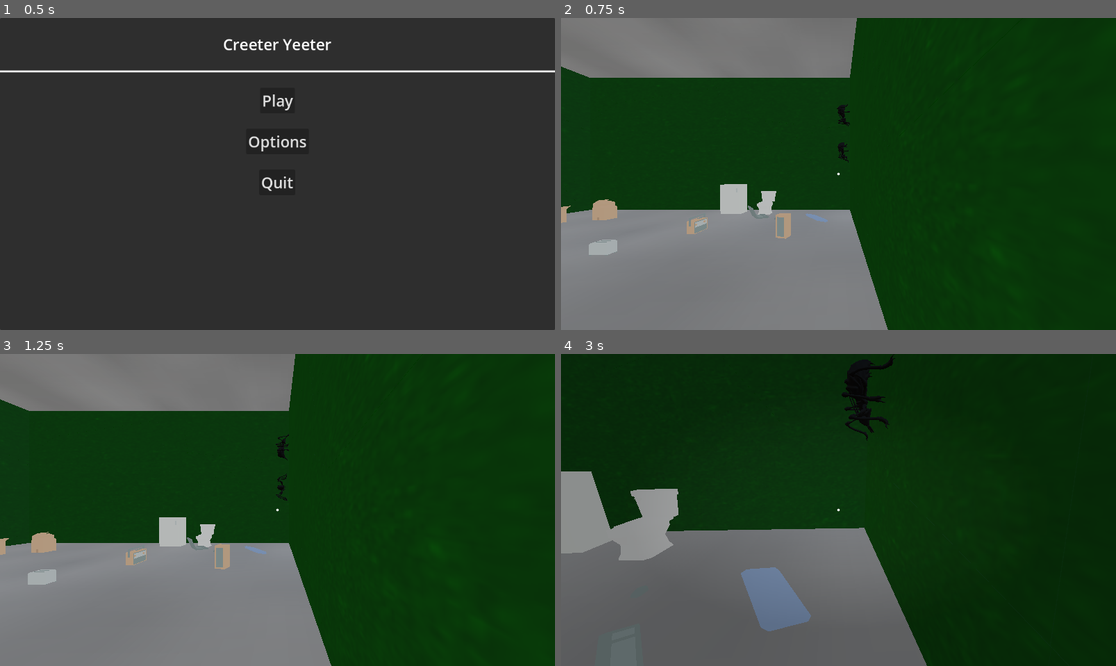
Above: before the commit, frames 1-4 (two rows, left to right).
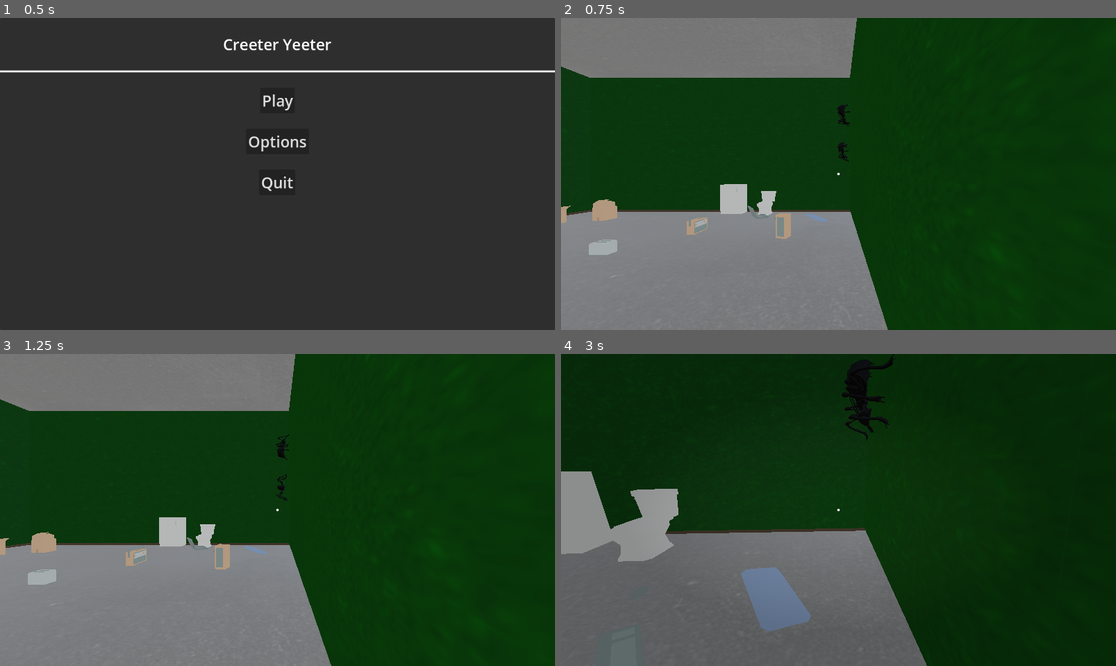
Above: after the commit, the same moments.

Repository: rcorre/wildjam84
Game: Godot game, scene res://menus/title/Title.tscn
Two runs of this game, one before a commit and one after it. Both use one fixed random seed, a clock stepped at 60 frames per second and the inputs below.
Inputs (mouse positions are in pixels of both pictures, inside the frame that each line leads up to):
- Up to frame 1 (0.5 s): no input
- Up to frame 2 (0.75 s): click "Play" at 0.5 s
- Up to frame 3 (1.25 s): no input
- Up to frame 4 (3 s): tap Enter at 1.25 s; move the mouse to (866, 510) at 1.27 s; hold Right mouse button (drop) 1.28-2.03 s; hold W (forward) from 1.28 s (still down); tap Space (jump) at 1.52, 2.27 s; move the mouse to (810, 510) at 2.02 s; click (810, 510) at 2.1 s; move the mouse to (849, 503) at 2.77 s; hold Right mouse button (drop) from 2.78 s (still down)

Frame 1 is identical in both runs. In frame 2, 0.3% of the frame differs, in the area x 0-53%, y 61-84%; in frame 3, 0.3%; in frame 4, 0.4%, in the area x 0-55%, y 55-78%.

Commit message:
Play boss music on entering boss arena.

Diff:
--- a/global/Constants.gd
+++ b/global/Constants.gd
@@ -4,6 +4,7 @@
 
 signal on_try_again(new_player: Player)
 signal game_won
+signal boss_area_entered
 
 enum Stat {
 	Strength,
--- /dev/null
+++ b/scenes/Level/Boss/BossArea.gd
@@ -0,0 +1,7 @@
+extends Area3D
+
+func _ready() -> void:
+	body_entered.connect(_on_body_entered)
+
+func _on_body_entered(_body: Node3D) -> void:
+	Constants.boss_area_entered.emit()
--- a/scenes/Level/Boss/BossArena.tscn
+++ b/scenes/Level/Boss/BossArena.tscn
@@ -1,6 +1,5 @@
-[gd_scene load_steps=31 format=3 uid="uid://ge0fdu8004n4"]
-
-[ext_resource type="PackedScene" uid="uid://dt8d8bapujifn" path="res://scenes/Player.tscn" id="1_mfo1x"]
+[gd_scene load_steps=30 format=3 uid="uid://ge0fdu8004n4"]
+
 [ext_resource type="PackedScene" uid="uid://cgnb0yeedrgic" path="res://scenes/Bugs/BossSpider/BossSpider.tscn" id="2_f66k5"]
 [ext_resource type="PackedScene" uid="uid://c1l7huuqs1ft0" path="res://assets/models/vehicles/police.glb" id="3_wi5nc"]
 [ext_resource type="PackedScene" uid="uid://ciwwsn0bh66oh" path="res://assets/models/vehicles/sedan.glb" id="4_m2jae"]
@@ -17,11 +16,9 @@
 [ext_resource type="PackedScene" uid="uid://cyq2r7i3tdlba" path="res://assets/models/suburban/building-type-d.glb" id="15_ybdbp"]
 [ext_resource type="PackedScene" uid="uid://cphi13eppjl2d" path="res://assets/models/suburban/building-type-e.glb" id="16_5pbad"]
 [ext_resource type="PackedScene" uid="uid://bcgja86hcwop0" path="res://assets/models/suburban/building-type-h.glb" id="19_41dno"]
+[ext_resource type="Script" uid="uid://bnolp373jx3fo" path="res://scenes/Level/Boss/BossArea.gd" id="20_4yv5f"]
 [ext_resource type="PackedScene" uid="uid://ngij1gyklnkl" path="res://assets/models/suburban/building-type-i.glb" id="20_15moq"]
 [ext_resource type="PackedScene" uid="uid://c0chplawwsajg" path="res://assets/models/suburban/building-type-l.glb" id="23_0koa6"]
-[ext_resource type="AudioStream" uid="uid://fd0tmbpqprjt" path="res://assets/sounds/music/ShootTheGap.ogg" id="24_wfkv4"]
-
-[sub_resource type="WorldBoundaryShape3D" id="WorldBoundaryShape3D_f66k5"]
 
 [sub_resource type="BoxShape3D" id="BoxShape3D_ybdbp"]
 size = Vector3(100, 100, 1)
@@ -108,35 +105,26 @@
 &"lights": SubResource("Animation_a274q")
 }
 
+[sub_resource type="BoxShape3D" id="BoxShape3D_iuy8h"]
+size = Vector3(34.1421, 10, 40.1)
+
 [node name="BossArena" type="Node3D"]
 
-[node name="AudioStreamPlayer3D" type="AudioStreamPlayer" parent="."]
-stream = ExtResource("24_wfkv4")
-autoplay = true
-bus = &"Music"
-
 [node name="Node3D" type="Node3D" parent="."]
-transform = Transform3D(-1, 0, 8.74228e-08, 0, 1, 0, -8.74228e-08, 0, -1, 0, 0, -25)
+transform = Transform3D(1, 0, -1.74846e-07, 0, 1, 0, 1.74846e-07, 0, 1, 0, 0, 16)
 
 [node name="Boundaries" type="StaticBody3D" parent="Node3D"]
-
-[node name="CollisionShape3D" type="CollisionShape3D" parent="Node3D/Boundaries"]
-shape = SubResource("WorldBoundaryShape3D_f66k5")
 
 [node name="CollisionShape3D2" type="CollisionShape3D" parent="Node3D/Boundaries"]
 transform = Transform3D(1, 0, 0, 0, 1, 0, 0, 0, 1, 0.4995, 0, 38)
 shape = SubResource("BoxShape3D_ybdbp")
 
-[node name="CollisionShape3D3" type="CollisionShape3D" parent="Node3D/Boundaries"]
-transform = Transform3D(1, 0, 0, 0, 1, 0, 0, 0, 1, 0.4995, 0, -27)
+[node name="CollisionShape3D4" type="CollisionShape3D" parent="Node3D/Boundaries"]
+transform = Transform3D(-4.37114e-08, 0, -1, 0, 1, 0, 1, 0, -4.37114e-08, 14.4995, 0, 35.291)
 shape = SubResource("BoxShape3D_ybdbp")
 
-[node name="CollisionShape3D4" type="CollisionShape3D" parent="Node3D/Boundaries"]
-transform = Transform3D(-4.37114e-08, 0, -1, 0, 1, 0, 1, 0, -4.37114e-08, 14.4995, 0, 8)
-shape = SubResource("BoxShape3D_ybdbp")
-
 [node name="CollisionShape3D5" type="CollisionShape3D" parent="Node3D/Boundaries"]
-transform = Transform3D(-4.37114e-08, 0, -1, 0, 1, 0, 1, 0, -4.37114e-08, -13.5005, 0, 8)
+transform = Transform3D(-4.37114e-08, 0, -1, 0, 1, 0, 1, 0, -4.37114e-08, -13.5005, 0, 35.291)
 shape = SubResource("BoxShape3D_ybdbp")
 
 [node name="MeshInstance3D" type="MeshInstance3D" parent="Node3D"]
@@ -144,9 +132,6 @@
 skeleton = NodePath("../..")
 surface_material_override/0 = SubResource("StandardMaterial3D_a274q")
 
-[node name="Player" parent="Node3D" instance=ExtResource("1_mfo1x")]
-transform = Transform3D(1, 0, 0, 0, 1, 0, 0, 0, 1, 0, 0, -13)
-
 [node name="WorldEnvironment" type="WorldEnvironment" parent="Node3D"]
 environment = SubResource("Environment_f66k5")
 
@@ -305,3 +290,12 @@
 [node name="building-type-l2" parent="Node3D/Terrain" instance=ExtResource("23_0koa6")]
 transform = Transform3D(-3.49691e-07, 0, -8, 0, 8, 0, 8, 0, -3.49691e-07, -12, 0, 21)
 script = ExtResource("13_ybdbp")
+
+[node name="BossArea" type="Area3D" parent="Node3D"]
+collision_layer = 0
+collision_mask = 2
+script = ExtResource("20_4yv5f")
+
+[node name="CollisionShape3D" type="CollisionShape3D" parent="Node3D/BossArea"]
+transform = Transform3D(1, 0, 0, 0, 1, 0, 0, 0, 1, -1.55103, 0, 4.45)
+shape = SubResource("BoxShape3D_iuy8h")
--- a/scenes/Level/LevelController.gd
+++ b/scenes/Level/LevelController.gd
@@ -1,11 +1,12 @@
 class_name LevelController extends Node3D
 
 const ROOM_OFFSET := 12
+const BOSS_SCENE := preload("res://scenes/Level/Boss/BossArena.tscn")
 
 @export var room : PackedScene
 
 var level_map : LevelMap
-var map_size := (Constants.DIFFICULTY_LEVELS.size() * 2) - 1
+var map_size := (Constants.DIFFICULTY_LEVELS.size() * 2) - 3 # UNDO
 var center : int = map_size / 2
 var room_count := 0
 
@@ -36,10 +37,17 @@
 	return new_room
 
 func _create_room(x: int, z: int):
-	if not level_map.can_exist(x, z) or level_map.exists(x, z):
+	prints("create room", x, z)
+	var position_offset := Vector3((x - center) * ROOM_OFFSET, 0, (z - center) * ROOM_OFFSET)
+
+	# if not level_map.can_exist(x, z) or level_map.exists(x, z):
+	if x != 3 or z != 3:
+		print("instantiating boss scene")
+		var scene := BOSS_SCENE.instantiate() as Node3D
+		self.add_child(scene)
+		scene.global_position = position_offset
 		return
 
-	var position_offset := Vector3((x - center) * ROOM_OFFSET, 0, (z - center) * ROOM_OFFSET)
 	var build_north := not level_map.has_north_neighbor(x, z)
 	var build_east := not level_map.has_east_neighbor(x, z)
 	var build_south := not level_map.has_south_neighbor(x, z)
--- a/scenes/Level/Rooms/Room.tscn
+++ b/scenes/Level/Rooms/Room.tscn
@@ -10,9 +10,39 @@
 [ext_resource type="PackedScene" uid="uid://dayawcma35yft" path="res://scenes/Level/Rooms/FurnitureSets/Barracks.tscn" id="8_3vc61"]
 [ext_resource type="PackedScene" uid="uid://h0gq3ipe30fs" path="res://scenes/Level/Rooms/FurnitureSets/GameJammerCave.tscn" id="9_x3p5o"]
 [ext_resource type="PackedScene" uid="uid://bmuj4v85vq2os" path="res://scenes/Bugs/Controller/BugController.tscn" id="10_i5fjv"]
+[ext_resource type="Texture2D" uid="uid://dpg7qd2lxrkoa" path="res://assets/models/walls/BreakableWall1_beige_wall_001_rough_1k.jpg" id="11_ghtav"]
+
+[sub_resource type="StandardMaterial3D" id="StandardMaterial3D_vcsgt"]
+resource_name = "Material"
+cull_mode = 2
+albedo_texture = ExtResource("11_ghtav")
+roughness = 0.5
+
+[sub_resource type="PlaneMesh" id="PlaneMesh_oouj5"]
+material = SubResource("StandardMaterial3D_vcsgt")
+size = Vector2(12, 12)
+
+[sub_resource type="WorldBoundaryShape3D" id="WorldBoundaryShape3D_54ggq"]
+plane = Plane(0, -1, 0, 0)
 
 [node name="Room" type="Node3D"]
 script = ExtResource("1_ftteg")
 walls = Array[PackedScene]([ExtResource("2_xgo5k"), ExtResource("3_u1muq")])
 furniture_sets = Array[PackedScene]([ExtResource("4_u1muq"), ExtResource("5_12eac"), ExtResource("6_4mnbc"), ExtResource("7_j2tat"), ExtResource("8_3vc61"), ExtResource("9_x3p5o")])
 bug_controller = ExtResource("10_i5fjv")
+
+[node name="CeilingStatidBody3D" type="StaticBody3D" parent="."]
+transform = Transform3D(1, 0, 0, 0, 1, 0, 0, 0, 1, 0, 3, 0)
+
+[node name="CeilingMesh" type="MeshInstance3D" parent="CeilingStatidBody3D"]
+transform = Transform3D(-1, 7.64274e-15, 8.74228e-08, 0, -1, 8.74228e-08, 8.74228e-08, 8.74228e-08, 1, 0, 0, 0)
+mesh = SubResource("PlaneMesh_oouj5")
+skeleton = NodePath("../..")
+metadata/_edit_lock_ = true
+
+[node name="CeilingShape" type="CollisionShape3D" parent="CeilingStatidBody3D"]
+shape = SubResource("WorldBoundaryShape3D_54ggq")
+
+[node name="FloorMesh" type="MeshInstance3D" parent="."]
+transform = Transform3D(1, 0, 0, 0, 1, 0, 0, 0, 1, 0, -3.1, 0)
+mesh = SubResource("PlaneMesh_oouj5")
--- a/scenes/Main.tscn
+++ b/scenes/Main.tscn
@@ -1,7 +1,7 @@
-[gd_scene load_steps=13 format=3 uid="uid://ksrgiopp2i6f"]
+[gd_scene load_steps=10 format=3 uid="uid://ksrgiopp2i6f"]
 
 [ext_resource type="PackedScene" uid="uid://dt8d8bapujifn" path="res://scenes/Player.tscn" id="1_elqb8"]
-[ext_resource type="Texture2D" uid="uid://dpg7qd2lxrkoa" path="res://assets/models/walls/BreakableWall1_beige_wall_001_rough_1k.jpg" id="2_rarhs"]
+[ext_resource type="Script" uid="uid://hal0s38m7xq0" path="res://scenes/Music.gd" id="5_c01mt"]
 [ext_resource type="AudioStream" uid="uid://d18ffmfb557g0" path="res://assets/sounds/music/Flies.ogg" id="5_vcsgt"]
 [ext_resource type="Script" uid="uid://v7r44van6ys4" path="res://scenes/Level/LevelController.gd" id="8_q8u5g"]
 [ext_resource type="PackedScene" uid="uid://cjm3fhg3ivebn" path="res://scenes/Level/Rooms/Room.tscn" id="9_lhr70"]
@@ -21,20 +21,7 @@
 ambient_light_energy = 0.3
 tonemap_mode = 2
 
-[sub_resource type="StandardMaterial3D" id="StandardMaterial3D_vcsgt"]
-resource_name = "Material"
-cull_mode = 2
-albedo_texture = ExtResource("2_rarhs")
-roughness = 0.5
-
-[sub_resource type="PlaneMesh" id="PlaneMesh_elqb8"]
-material = SubResource("StandardMaterial3D_vcsgt")
-size = Vector2(100, 100)
-
-[sub_resource type="WorldBoundaryShape3D" id="WorldBoundaryShape3D_qnwvq"]
-
-[sub_resource type="WorldBoundaryShape3D" id="WorldBoundaryShape3D_0bbpv"]
-plane = Plane(0, -1, 0, 0)
+[sub_resource type="WorldBoundaryShape3D" id="WorldBoundaryShape3D_rarhs"]
 
 [node name="Main" type="Node3D"]
 
@@ -43,34 +30,18 @@
 
 [node name="Player" parent="." instance=ExtResource("1_elqb8")]
 
-[node name="FloorStaticBody3D" type="StaticBody3D" parent="."]
-transform = Transform3D(10, 0, 0, 0, 10, 0, 0, 0, 10, 0, 0, 0)
-
-[node name="FloorMesh" type="MeshInstance3D" parent="FloorStaticBody3D"]
-mesh = SubResource("PlaneMesh_elqb8")
-skeleton = NodePath("../..")
-
-[node name="FloorShape" type="CollisionShape3D" parent="FloorStaticBody3D"]
-shape = SubResource("WorldBoundaryShape3D_qnwvq")
-
-[node name="CeilingStatidBody3D" type="StaticBody3D" parent="."]
-transform = Transform3D(10, 0, 0, 0, 10, 0, 0, 0, 10, 0, 6, 0)
-
-[node name="CeilingMesh" type="MeshInstance3D" parent="CeilingStatidBody3D"]
-transform = Transform3D(-1, 7.64274e-15, 8.74228e-08, 0, -1, 8.74228e-08, 8.74228e-08, 8.74228e-08, 1, 0, 0, 0)
-mesh = SubResource("PlaneMesh_elqb8")
-skeleton = NodePath("../..")
-metadata/_edit_lock_ = true
-
-[node name="CeilingShape" type="CollisionShape3D" parent="CeilingStatidBody3D"]
-shape = SubResource("WorldBoundaryShape3D_0bbpv")
-
 [node name="LevelController" type="Node3D" parent="."]
 script = ExtResource("8_q8u5g")
 room = ExtResource("9_lhr70")
 
-[node name="AudioStreamPlayer" type="AudioStreamPlayer" parent="."]
+[node name="Music" type="AudioStreamPlayer" parent="."]
 stream = ExtResource("5_vcsgt")
 volume_db = -15.0
 autoplay = true
 bus = &"Music"
+script = ExtResource("5_c01mt")
+
+[node name="Floor" type="StaticBody3D" parent="."]
+
+[node name="CollisionShape3D" type="CollisionShape3D" parent="Floor"]
+shape = SubResource("WorldBoundaryShape3D_rarhs")
--- /dev/null
+++ b/scenes/Music.gd
@@ -0,0 +1,10 @@
+extends AudioStreamPlayer
+
+const BOSS_MUSIC := preload("res://assets/sounds/music/ShootTheGap.ogg")
+
+func _ready() -> void:
+	Constants.boss_area_entered.connect(_on_boss_area_entered)
+
+func _on_boss_area_entered():
+	stream = BOSS_MUSIC
+	play()
Not shown, added: scenes/Level/Boss/BossArea.gd.uid
Not shown: 1 places in scenes/Level/Rooms/Room.tscn that only renumber resources
Not shown, added: scenes/Music.gd.uid
Not shown, added: assets/models/walls/WindowWall.blend
